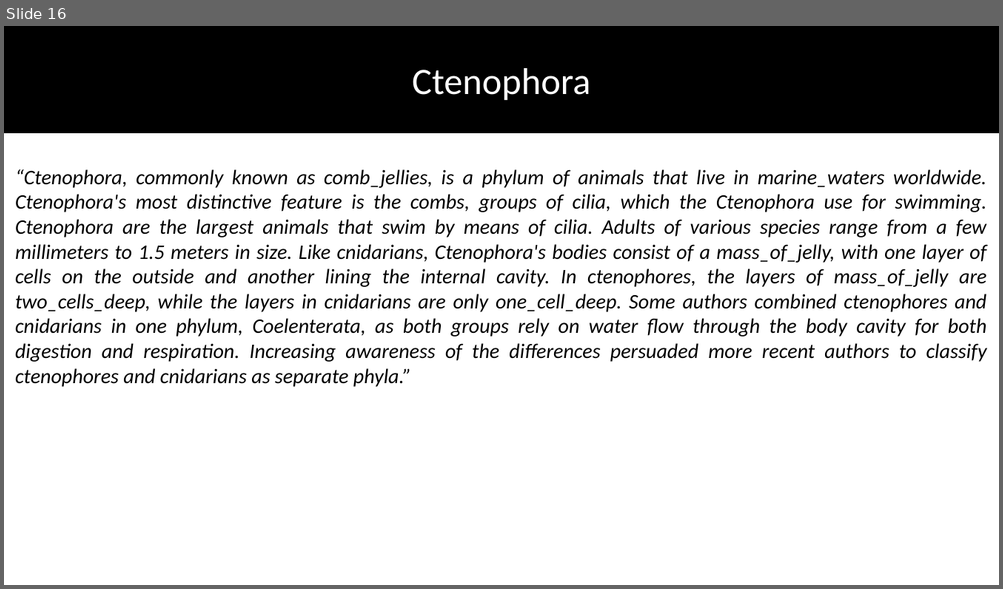
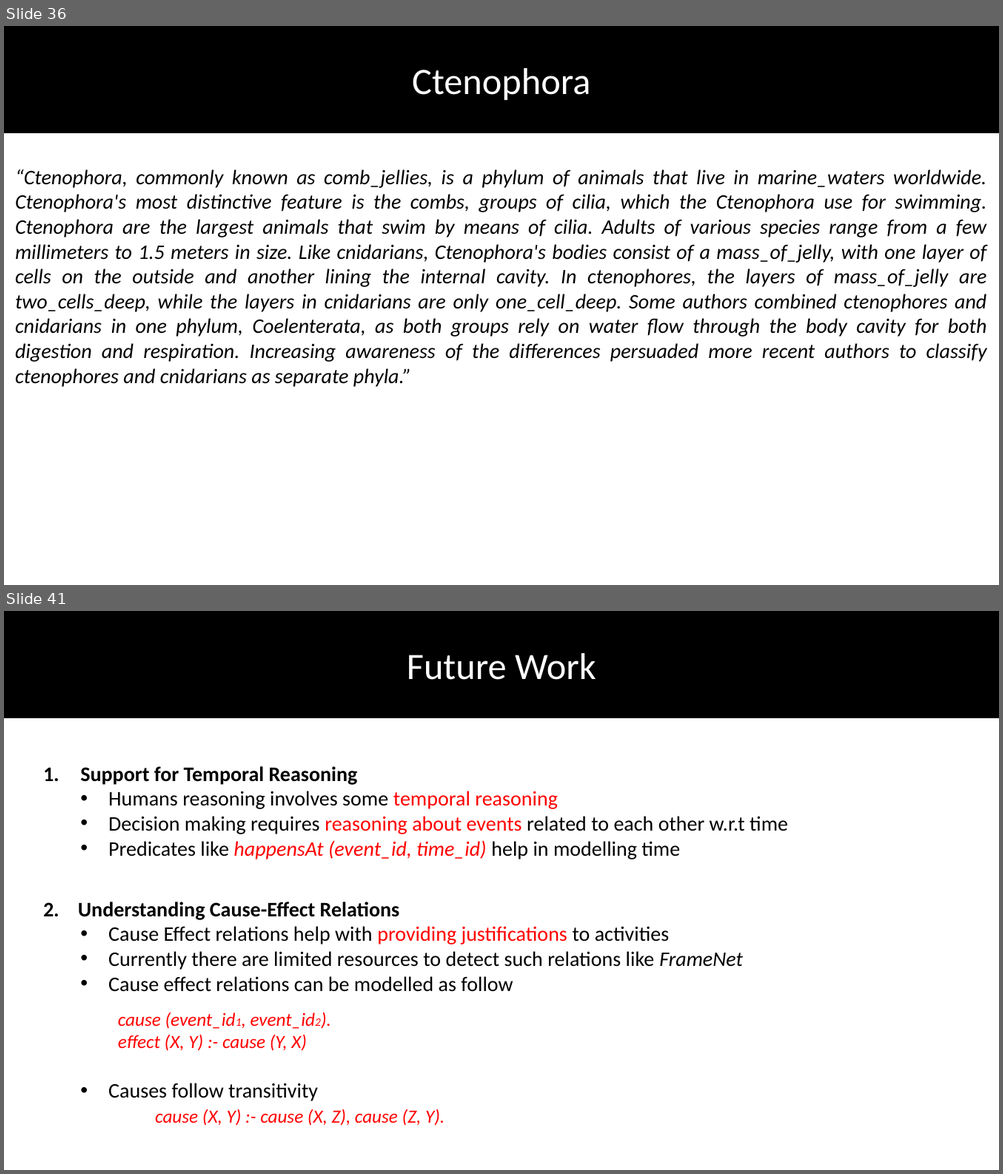
Before and after one commit to DhruvaPendharkar/thesis-project, a slide deck: Notes/ThesisPresentation.pptx. Shown one above the other, each under a label of ours: slide 16 before the commit, slides 36 and 41 after it; the slides between them are not shown. The pictures are 1003x589 and 1003x1174 pixels, drawn with LibreOffice and Linux fonts; fonts in the diff are those of the drawing. Boxes give left, top, right and bottom in pixels: in the first picture for what was removed or moved away, otherwise in the second. Text is boxed around its words. In the diff, an @@ line names an element or a change of style, - is before the commit and + after.

Commit message:
Adding Future Work and Contributions

```diff
--- a/Notes/ThesisPresentation.pptx
+++ b/Notes/ThesisPresentation.pptx
@@ slide 41 added at bbox=[4, 611, 999, 1170], background #FFFFFF @@
@@ rectangle added at bbox=[4, 611, 999, 718], fill #000000, outline #000000 1 pt @@
@@ text added at bbox=[407, 653, 596, 680], 36 pt, text #FFFFFF @@
+Future Work
@@ text added at bbox=[80, 766, 788, 860], 20 pt, text #000000 @@
+1. Support for Temporal Reasoning
+  • Humans reasoning involves some temporal reasoning
+  • Decision making requires reasoning about events related to each other w.r.t time
+  • Predicates like happensAt (event_id, time_id) help in modelling time
@@ text added at bbox=[43, 902, 743, 1126], 20 pt, text #000000 @@
+2. Understanding Cause-Effect Relations
+  • Cause Effect relations help with providing justifications to activities
+  • Currently there are limited resources to detect such relations like FrameNet
+  • Cause effect relations can be modelled as follow
+    cause (event_id1, event_id2).
+    effect (X, Y) :- cause (Y, X)
+  • Causes follow transitivity
+  cause (X, Y) :- cause (X, Z), cause (Z, Y).
@@ what was slide 16 is now slide 36 @@
```
Also in this commit, not shown: 2 slides changed, 12 other slides added.
